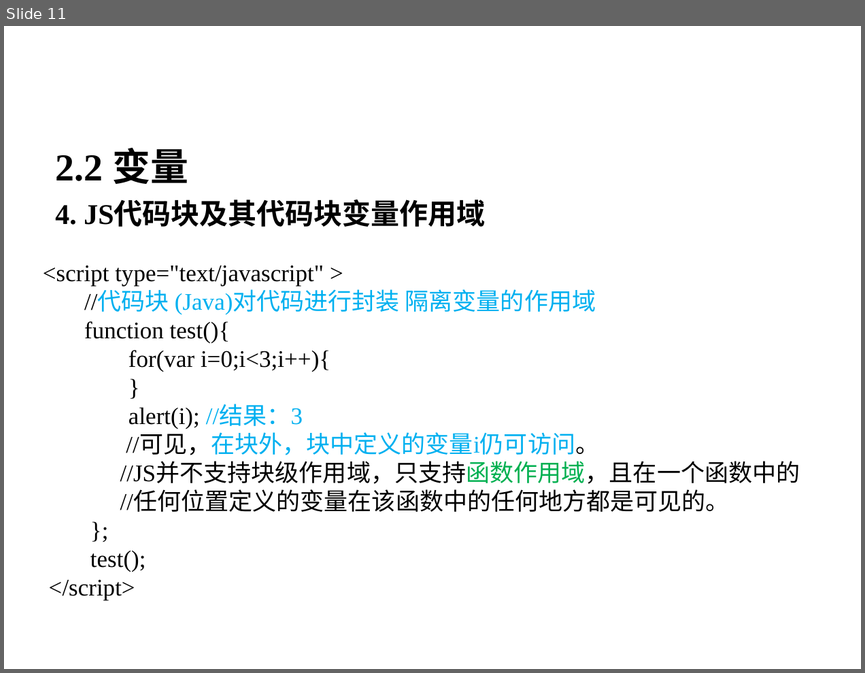
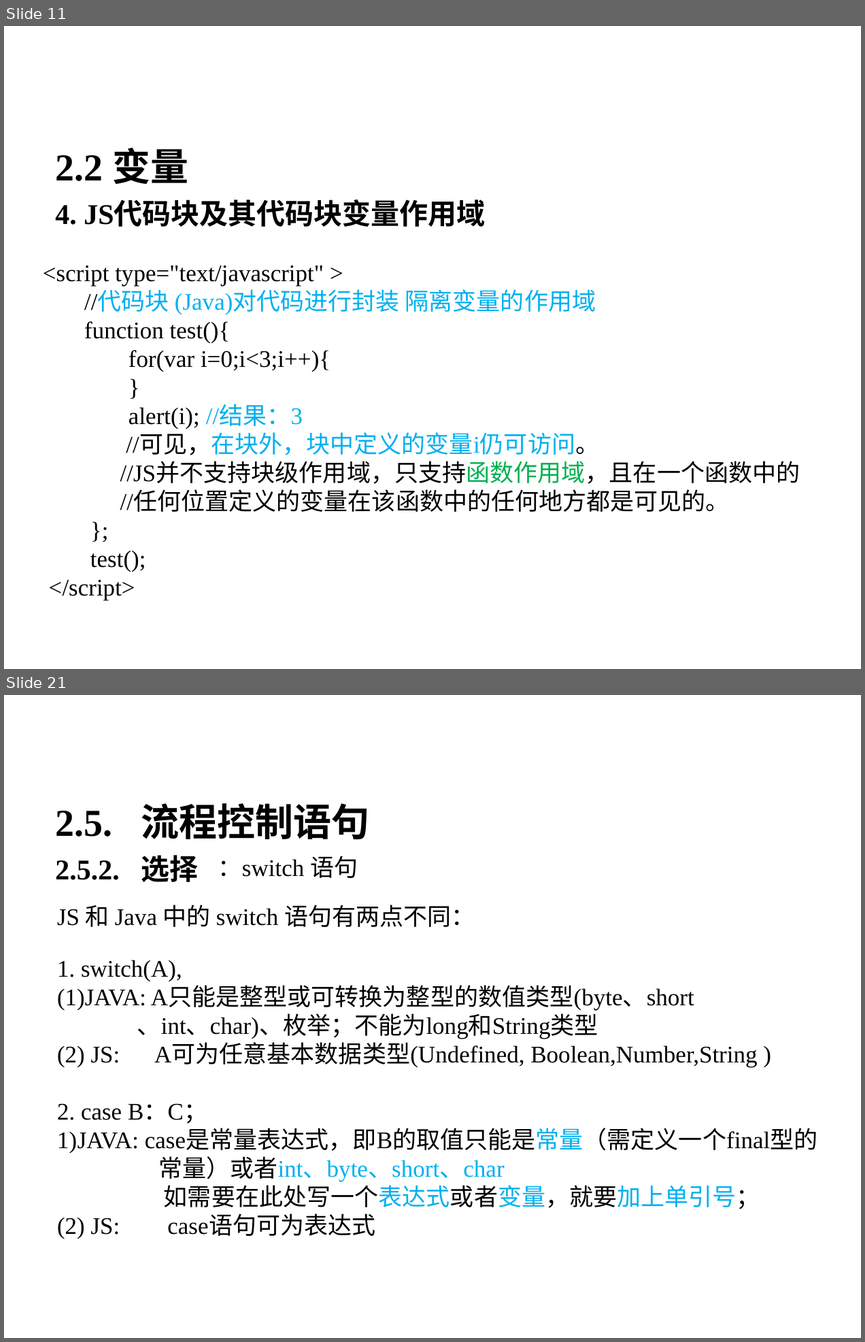
Before and after one commit to bifengganghyt/gitroot, a slide deck: javaweb/【0】front-end/【1】javascript/JavaScript基础.ppt. Shown one above the other, each under a label of ours: slide 11 before the commit, slides 11 and 21 after it; the slides between them are not shown. The pictures are 865x673 and 865x1342 pixels, drawn with LibreOffice and Linux fonts; fonts in the diff are those of the drawing; background and template pictures are left out. Boxes give left, top, right and bottom in pixels: in the first picture for what was removed or moved away, otherwise in the second. Text is boxed around its words. In the diff, an @@ line names an element or a change of style, - is before the commit and + after.

```diff
--- a/javaweb/【0】front-end/【1】javascript/JavaScript基础.ppt
+++ b/javaweb/【0】front-end/【1】javascript/JavaScript基础.ppt
@@ slide 21 added at (4, 695, 861, 1338), background picture (left out) @@
@@ text added at (47, 721, 818, 828), 40 pt, text #FFFFFF, bold @@
+2. JavaScript基础
@@ text added at (55, 803, 369, 882), 32 pt, text #000000, bold @@
+2.5. 流程控制语句
+2.5.2. 选择
@@ text added at (218, 855, 358, 878), 20 pt, text #000000 @@
+：switch 语句
@@ text added at (57, 904, 475, 927), 20 pt, text #000000 @@
+JS 和 Java 中的 switch 语句有两点不同：
@@ text added at (57, 960, 818, 1239), 20 pt, text #000000 @@
+1. switch(A),
+(1)JAVA: A只能是整型或可转换为整型的数值类型(byte、short
+、int、char)、枚举；不能为long和String类型
+(2) JS: A可为任意基本数据类型(Undefined, Boolean,Number,String )
+2. case B：C；
+1) JAVA: case是常量表达式，即B的取值只能是常量（需定义一个final型的
+常量）或者int、byte、short、char
+如需要在此处写一个表达式或者变量，就要加上单引号；
+(2) JS: case语句可为表达式
```
Also in this commit, not shown: 5 slides changed, 25 other slides added, 13 slides removed, 14 other files.
